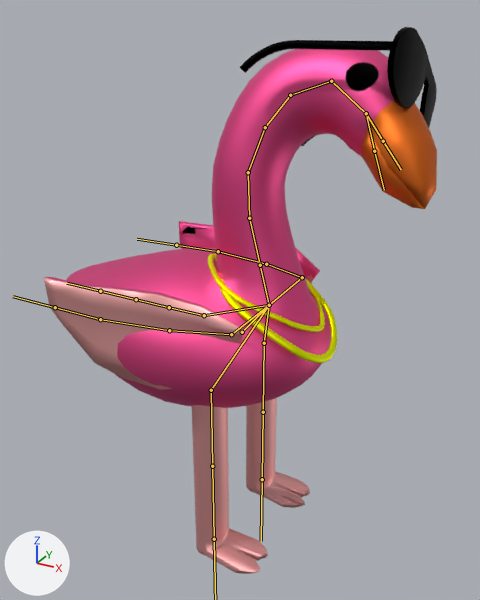
An edit to the FBX model Assets/Prototype/Models/Characters/Pinky.fbx, drawn before and after from the same camera.
Camera for both pictures: a camera (50 mm lens) standing at (145.0, -266.0, 269.0) and looking at (-9.0, 14.0, 129.0). The lights are fixed; the arrows at lower left show +X, +Y and +Z. Both versions are drawn at frame 1 of the action 'PinkyArmature|TitlePose_Stiltz'; the numbers are the values there. The bones that bend it are drawn over the model as lines.

The first picture shows 'PinkyMesh'.
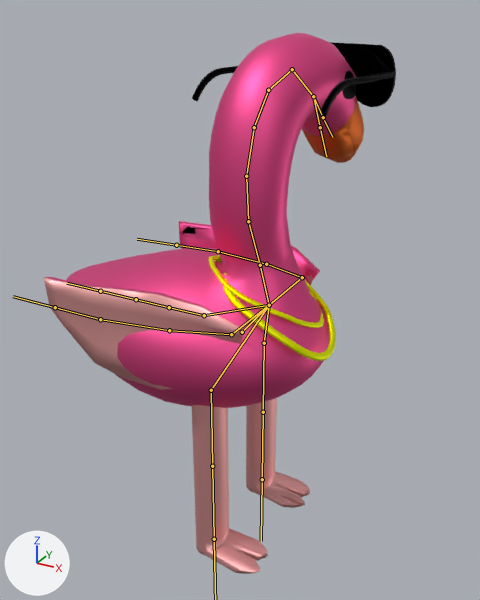
The change in detail:
Bone 'Neck_2' (bone_neck_2) turns from (-1, 0, 0) to (15, 43, 6) degrees about its own x, y and z.
Bone 'Neck_3' (bone_neck_3) turns from (0, 0, 0) to (1, 23, 0) degrees about its own x, y and z.
Bone 'Neck_4' (bone_neck_4) turns from (-16, -4, 1) to (-2, 11, 0) degrees about its own x, y and z.
Bone 'Neck_6' (bone_neck_6) turns from (-6, -14, 0) to (0, 0, 0) degrees about its own x, y and z.

What differs and where, as boxes (x1, y1, x2, y2) in the pictures (480 x 600 px):
'PinkyMesh', posed (10% narrower)
    before: (44, 27, 437, 574)
    after: (44, 33, 396, 574)
bone 'Neck_2', root to tip
    before: (260, 265) to (249, 218)
    after: (260, 265) to (248, 221)
bone 'Neck_3', root to tip
    before: (249, 218) to (248, 172)
    after: (248, 221) to (246, 176)
bone 'Neck_4', root to tip
    before: (248, 172) to (265, 127)
    after: (246, 176) to (254, 127)
bone 'Neck_6', root to tip
    before: (290, 95) to (331, 81)
    after: (268, 90) to (292, 69)
